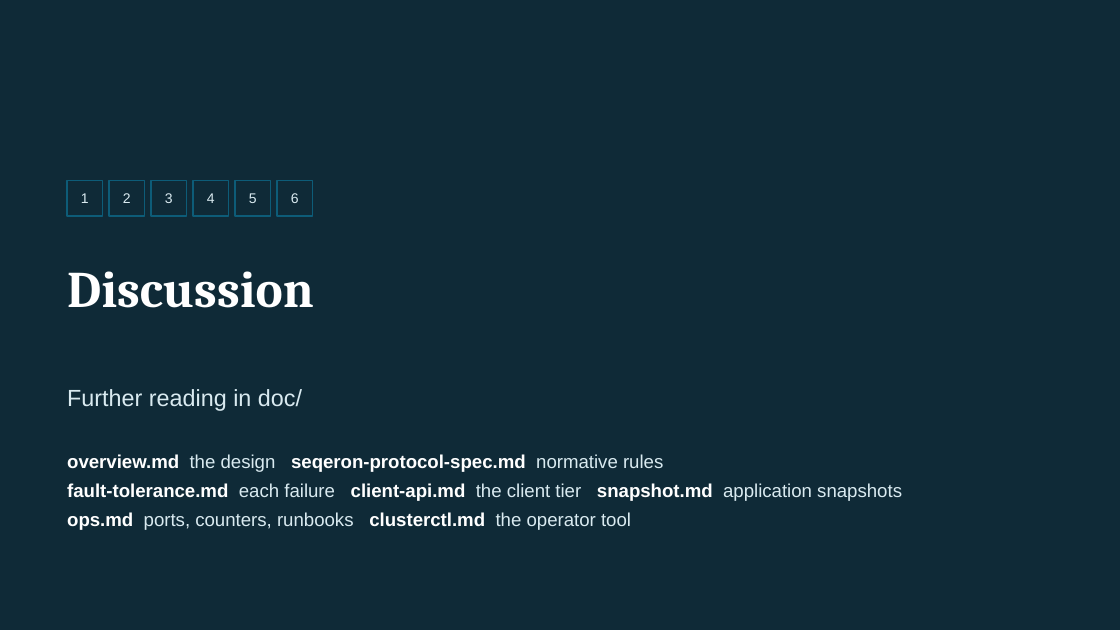
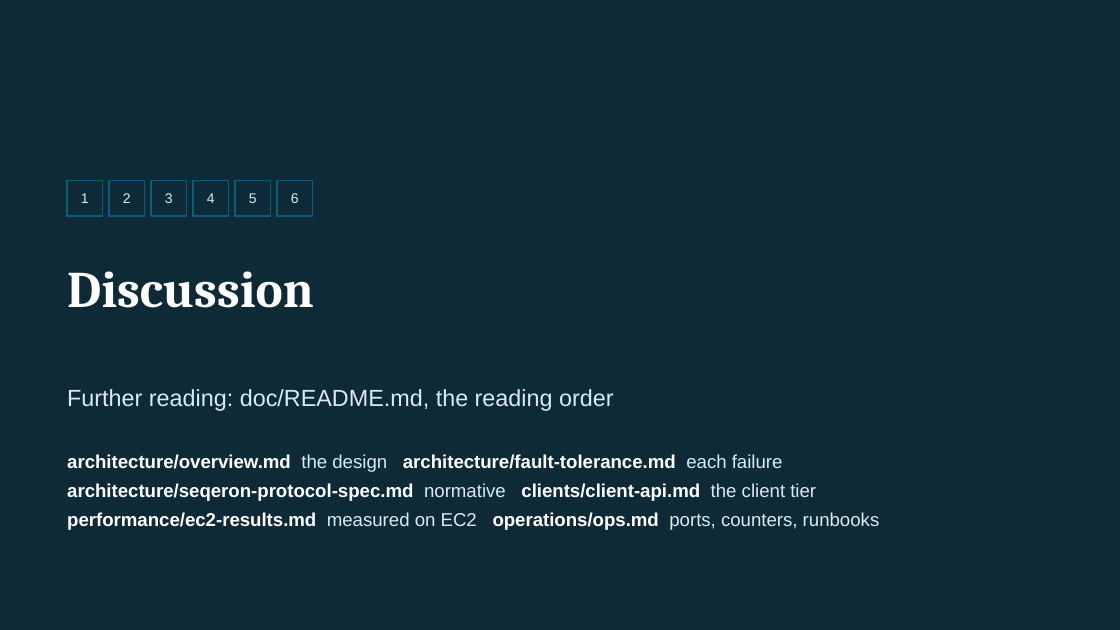
Before and after one commit to FredrikJDahlberg/seqeron, a slide deck: slide 23 of doc/presentation/seqeron-architecture.pptx (slide 24 before the commit). Drawn at 1120x630 pixels with LibreOffice and Linux fonts; fonts in the diff are those of the drawing. Boxes give left, top, right and bottom in pixels: in the first picture for what was removed or moved away, otherwise in the second. Text is boxed around its words. In the diff, an @@ line names an element or a change of style, - is before the commit and + after.

```diff
--- a/doc/presentation/seqeron-architecture.pptx
+++ b/doc/presentation/seqeron-architecture.pptx
@@ text at (67, 389, 613, 411): text changed @@
-Further reading in doc/
+Further reading: doc/README.md, the reading order
@@ text at (67, 454, 880, 530): text changed; text colour #D9EAF0 to #FFFFFF; bold on @@
-overview.md the design seqeron-protocol-spec.md normative rules
-fault-tolerance.md each failure client-api.md the client tier snapshot.md application snapshots
-ops.md ports, counters, runbooks clusterctl.md the operator tool
+architecture/overview.md the design architecture/fault-tolerance.md each failure
+architecture/seqeron-protocol-spec.md normative clients/client-api.md the client tier
+performance/ec2-results.md measured on EC2 operations/ops.md ports, counters, runbooks
```
Also in this commit, not shown: 16 other slides changed, 1 slide added, 31 slides removed, 60 other files.
